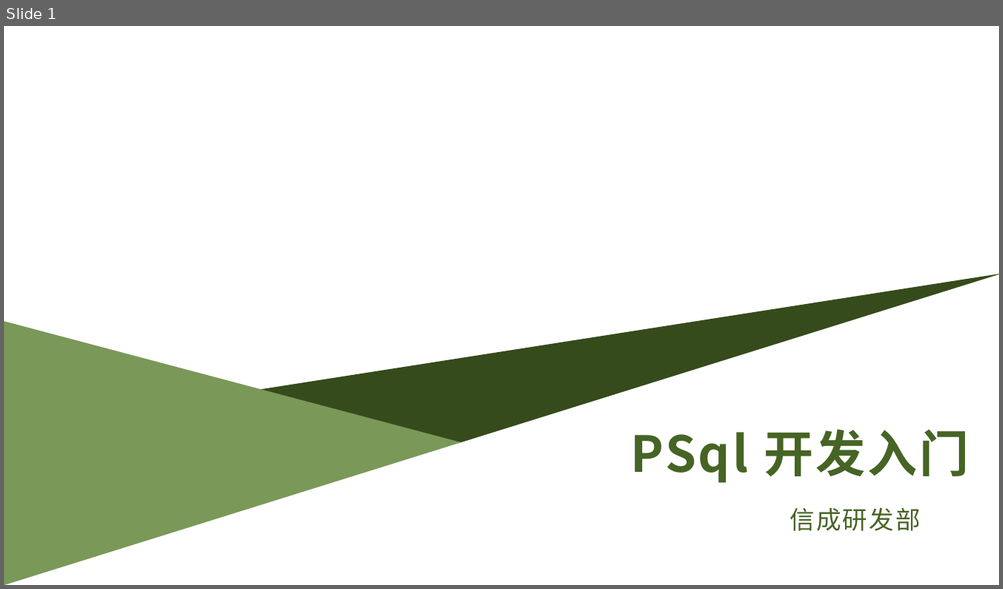
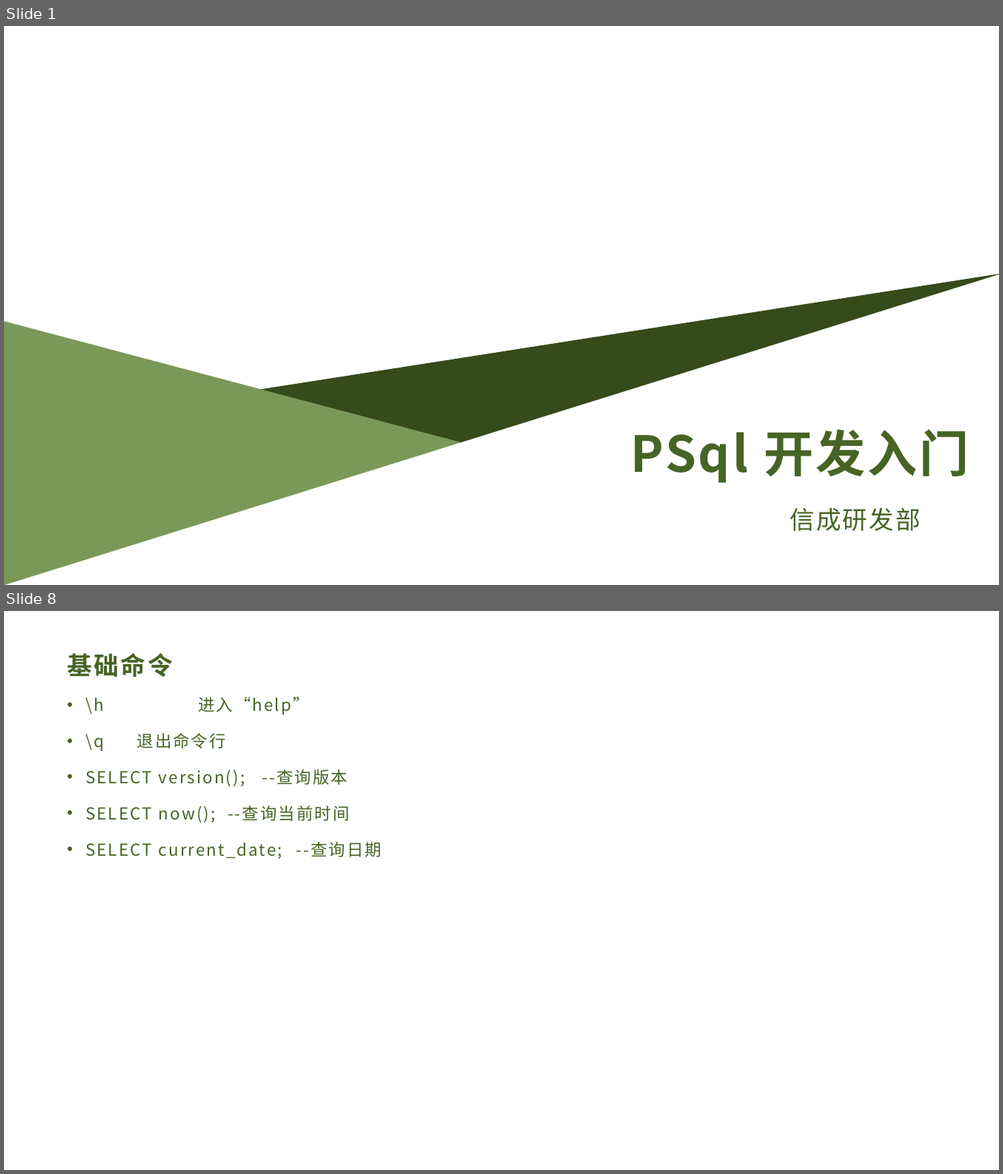
Before and after one commit to dyg540/cpp-study-2020, a slide deck: PSql入门.pptx. Shown one above the other, each under a label of ours: slide 1 before the commit, slides 1 and 8 after it; the slides between them are not shown. The pictures are 1003x589 and 1003x1174 pixels, drawn with LibreOffice and Linux fonts; fonts in the diff are those of the drawing; background and template pictures are left out. Boxes give left, top, right and bottom in pixels: in the first picture for what was removed or moved away, otherwise in the second. Text is boxed around its words. In the diff, an @@ line names an element or a change of style, - is before the commit and + after.

```diff
--- a/PSql入门.pptx
+++ b/PSql入门.pptx
@@ slide 8 added at (4,611,999,1170), background #FFFFFF @@
@@ title added at (67,653,173,677), 24 pt, text #466424, bold @@
+基础命令
@@ text added at (85,697,381,859), 16 pt, text #466424 @@
+• \h 进入“help”
+• \q 退出命令行
+• SELECT version(); --查询版本
+• SELECT now(); --查询当前时间
+• SELECT current_date; --查询日期
```
Also in this commit, not shown: 1 slide changed, 15 other slides added, 1 slide removed, 3 other files.
